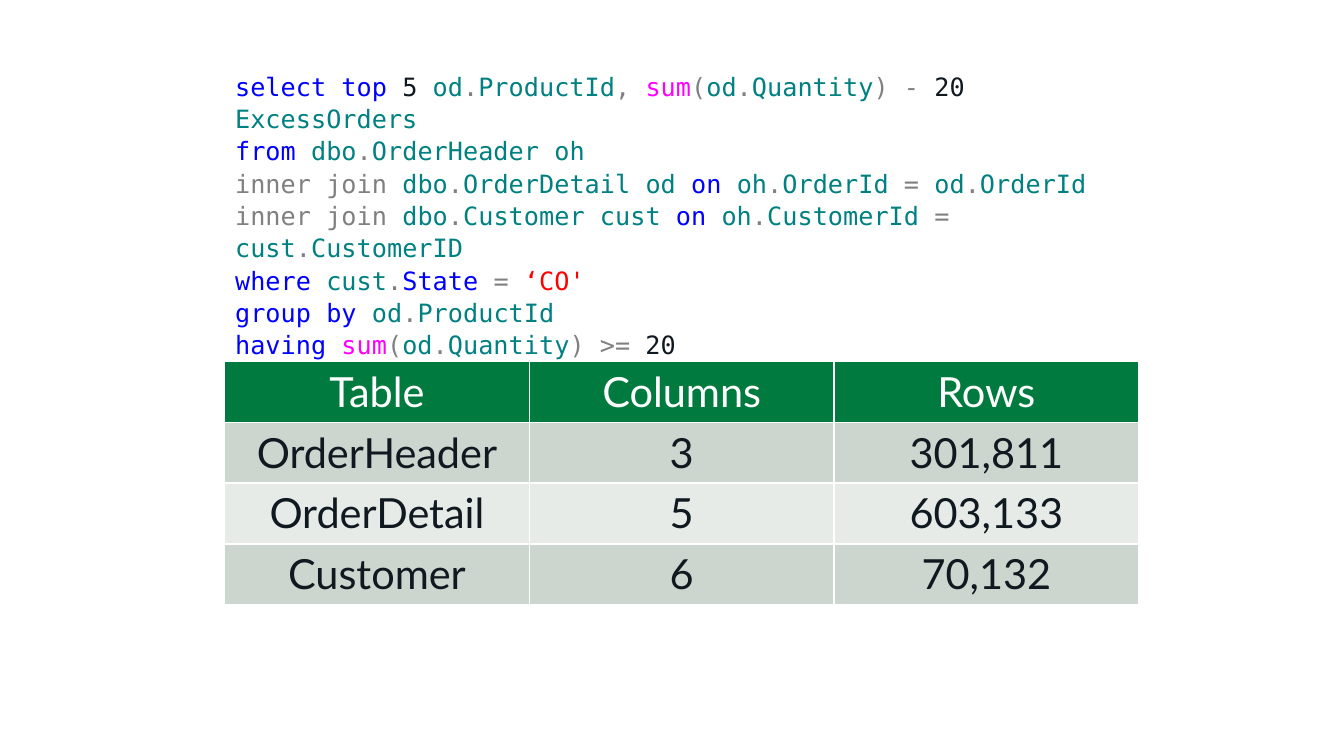
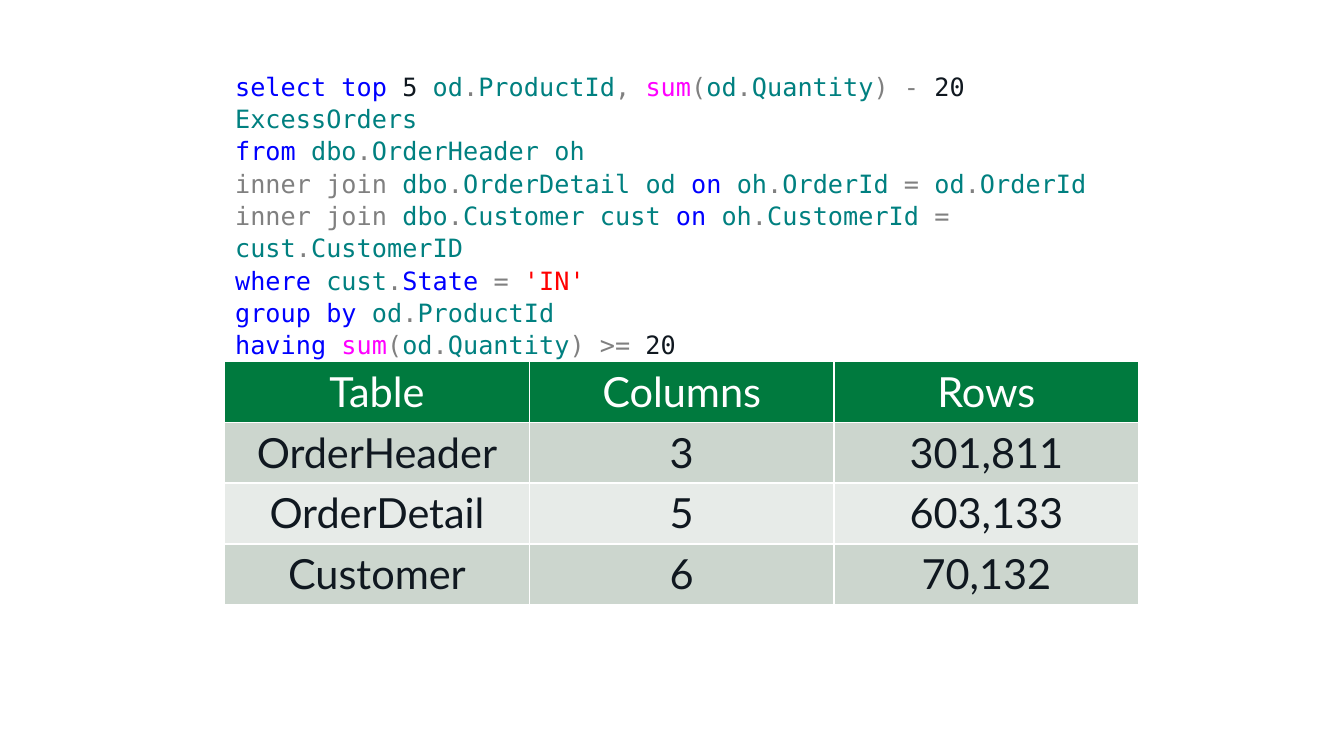
Before and after one commit to tf3604/OptimizerPresentation, a slide deck: slide 8 of Optimizer.pptx. Drawn at 1344x756 pixels with LibreOffice and Linux fonts; fonts in the diff are those of the drawing; background and template pictures are left out. Boxes give left, top, right and bottom in pixels: in the first picture for what was removed or moved away, otherwise in the second. Text is boxed around its words. In the diff, an @@ line names an element or a change of style, - is before the commit and + after.

```diff
--- a/Optimizer.pptx
+++ b/Optimizer.pptx
@@ text at (235, 271, 585, 291): text changed @@
-where cust.State = ‘CO'
+where cust.State = 'IN'
```
Also in this commit, not shown: 12 other slides changed.
